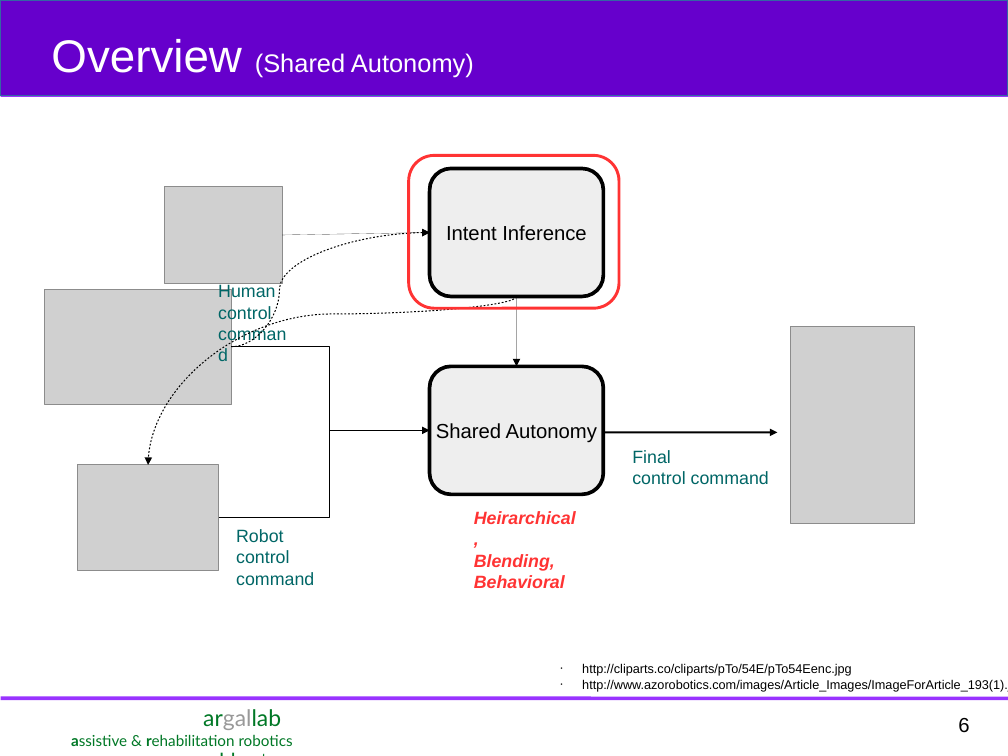
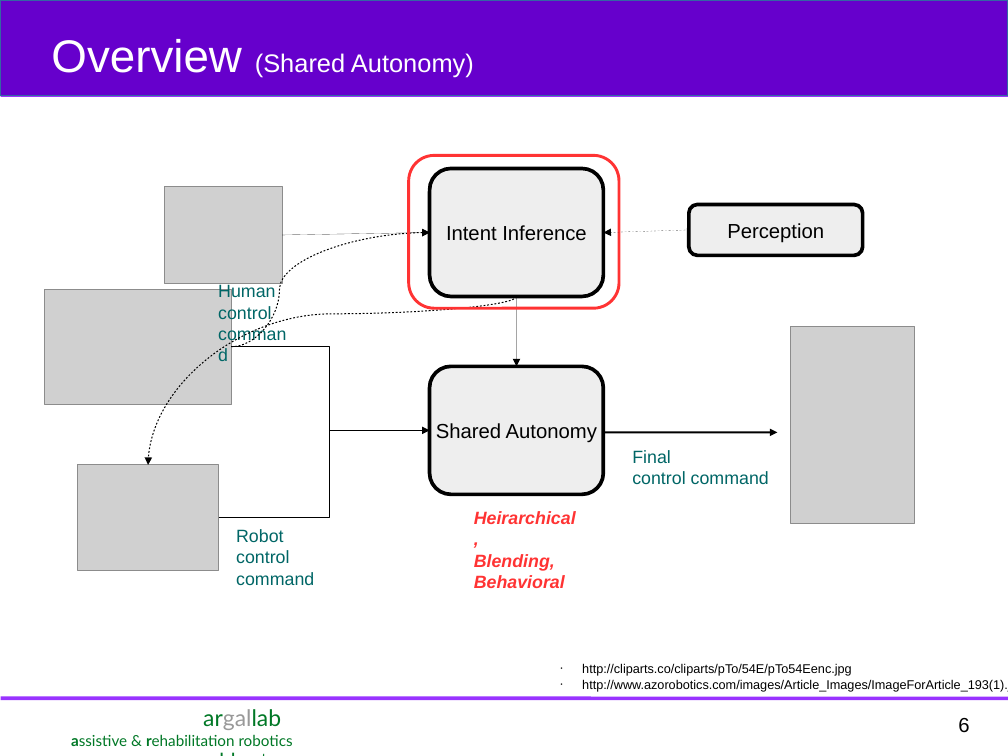
Before and after one commit to deepakgopinath/Quals_Stuff, a slide deck: slide 6 of Presentation/Deepak_ME_Quals.odp. Drawn at 1008x756 pixels with LibreOffice and Linux fonts; fonts in the diff are those of the drawing; grey boxes stand for pictures. Boxes give left, top, right and bottom in pixels: in the first picture for what was removed or moved away, otherwise in the second. Text is boxed around its words. In the diff, an @@ line names an element or a change of style, - is before the commit and + after.

```diff
--- a/Presentation/Deepak_ME_Quals.odp
+++ b/Presentation/Deepak_ME_Quals.odp
@@ rounded rectangle added at (689, 205, 863, 256), fill #EEEEEE, outline #000000 2.89 pt, 16 pt, text #000000 @@
+Perception
@@ arrow added from (689, 231) to (604, 232), #000000 0 pt @@
@@ curved arrow (517, 296) - (148, 466): route changed @@
```
Also in this commit, not shown: 8 other slides changed, 2 slides added, 1 slide removed, 3 other files.
